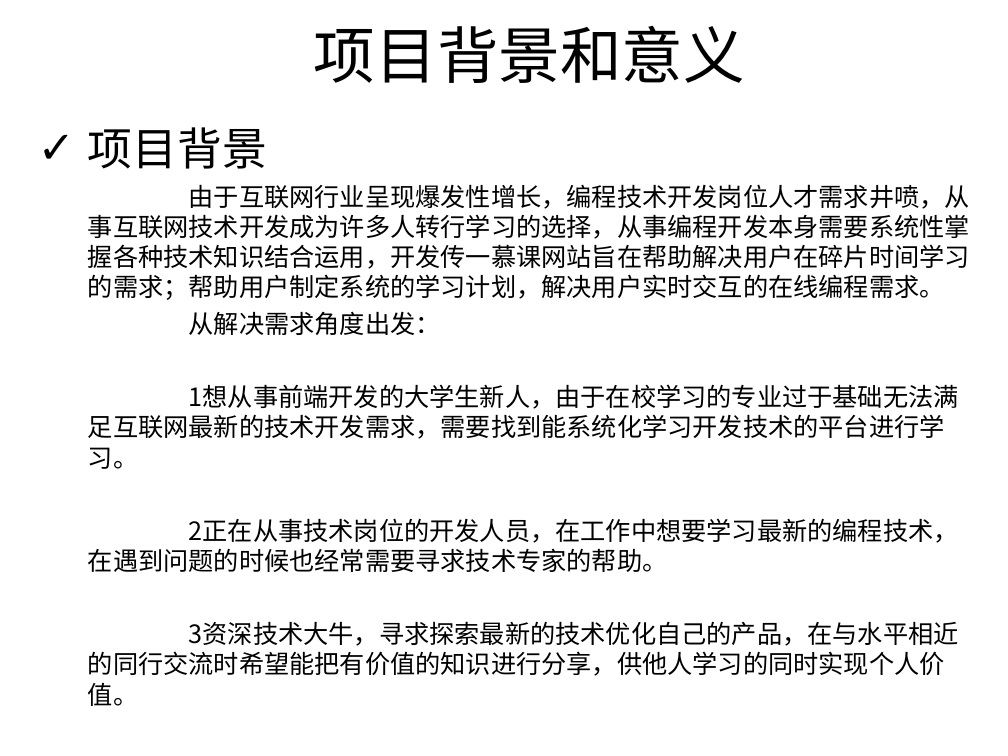
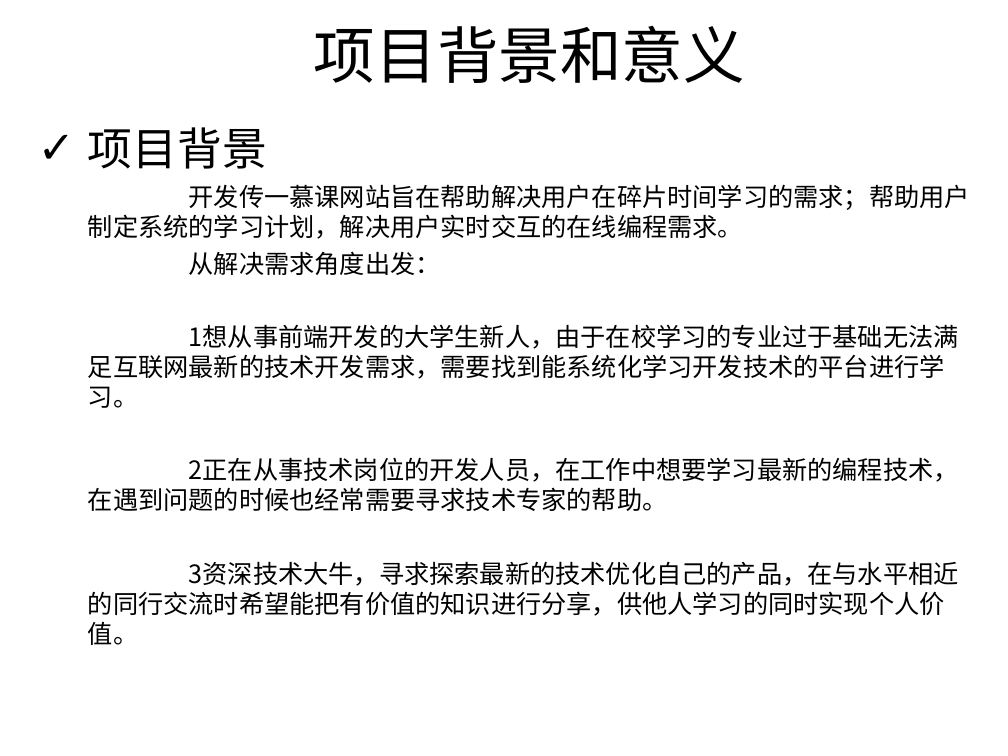
Before and after one commit to chuntong007/CY-work, a slide deck: slide 3 of 一阶项目文件/hx180310林春通一阶评审ppt模板.ppt. Drawn at 1008x756 pixels with LibreOffice and Linux fonts; fonts in the diff are those of the drawing; background and template pictures are left out. Boxes give left, top, right and bottom in pixels: in the first picture for what was removed or moved away, otherwise in the second. Text is boxed around its words. In the diff, an @@ line names an element or a change of style, - is before the commit and + after.

```diff
--- a/一阶项目文件/hx180310林春通一阶评审ppt模板.ppt
+++ b/一阶项目文件/hx180310林春通一阶评审ppt模板.ppt
@@ text at (88, 184, 970, 239): text changed @@
-由于互联网行业呈现爆发性增长，编程技术开发岗位人才需求井喷，从事互联网技术开发成为许多人转行学习的选择，从事编程开发本身需要系统性掌握各种技术知识结合运用，开发传一慕课网站旨在帮助解决用户在碎片时间学习的需求；帮助用户制定系统的学习计划，解决用户实时交互的在线编程需求。
+开发传一慕课网站旨在帮助解决用户在碎片时间学习的需求；帮助用户制定系统的学习计划，解决用户实时交互的在线编程需求。
```
Also in this commit, not shown: 9 other slides changed, 1 slide removed, 3 other files.
